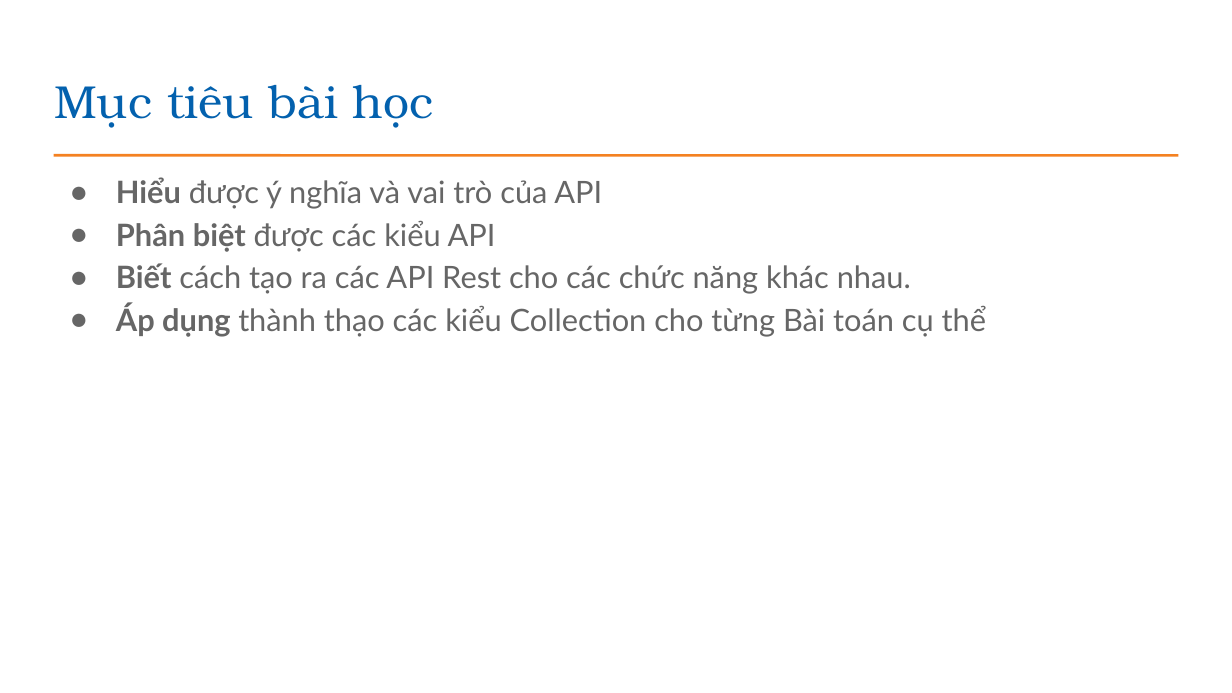
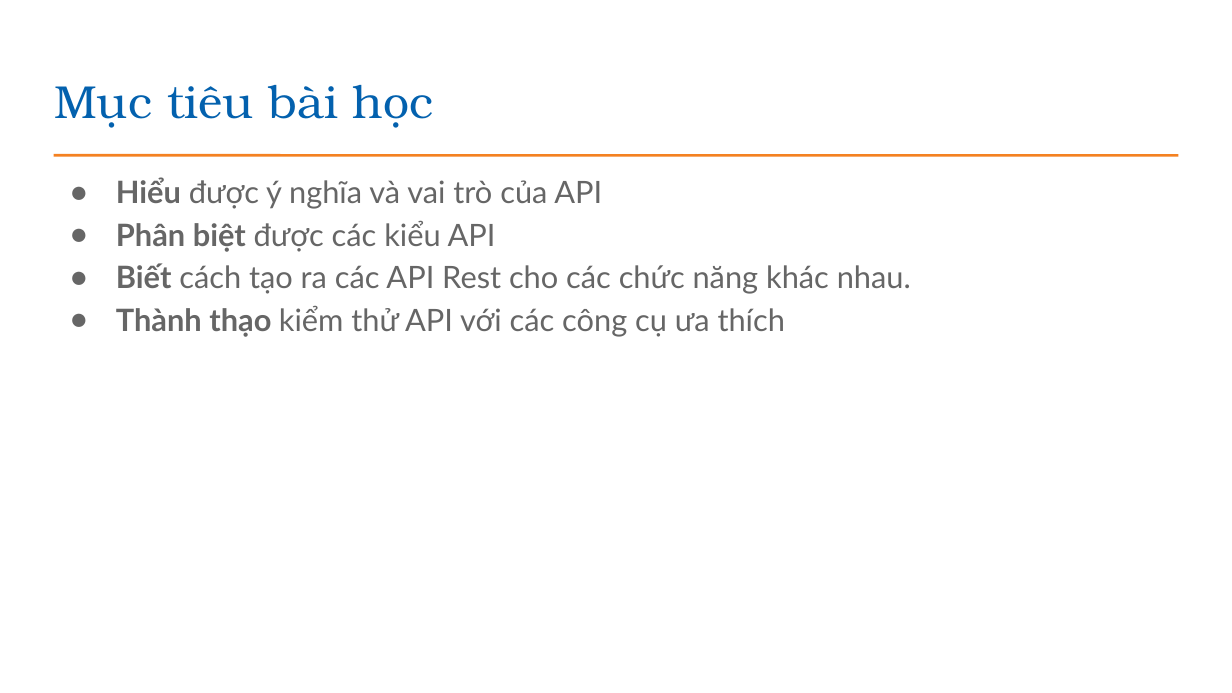
Before and after one commit to EdisonTechnologyAcademy/Java---Construction, a slide deck: slide 2 of presentations/Bài 23_Xay dung cac API Rest.pptx. Drawn at 1232x693 pixels with LibreOffice and Linux fonts; fonts in the diff are those of the drawing; background and template pictures are left out. Boxes give left, top, right and bottom in pixels: in the first picture for what was removed or moved away, otherwise in the second. Text is boxed around its words. In the diff, an @@ line names an element or a change of style, - is before the commit and + after.

```diff
--- a/presentations/Bài 23_Xay dung cac API Rest.pptx
+++ b/presentations/Bài 23_Xay dung cac API Rest.pptx
@@ text at [116,306,785,337]: text changed @@
-● Áp dụng thành thạo các kiểu Collection cho từng Bài toán cụ thể
+● Thành thạo kiểm thử API với các công cụ ưa thích
```
Also in this commit, not shown: 3 other slides changed, 37 slides added, 39 slides removed, 1 other file.
